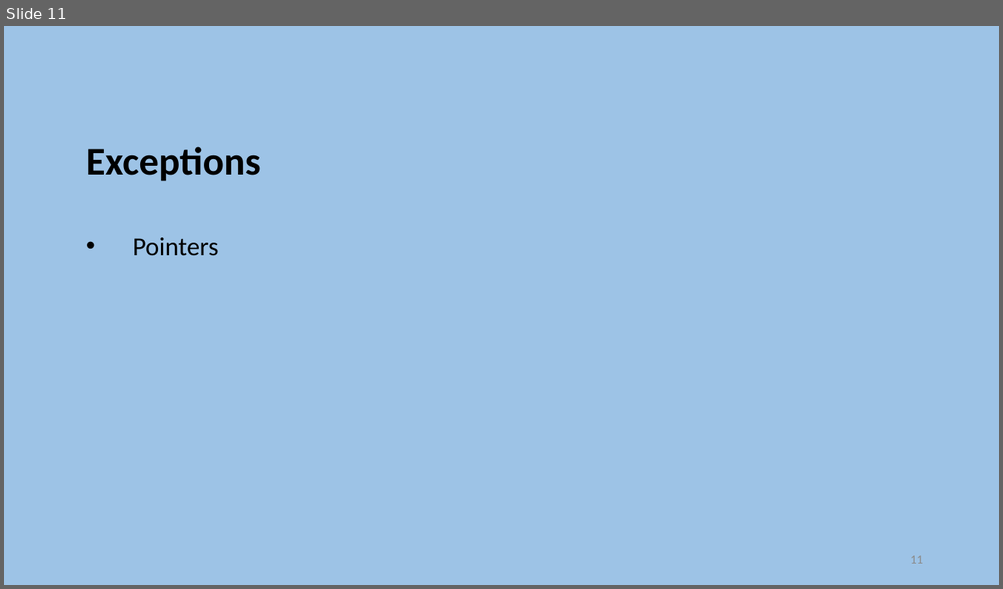
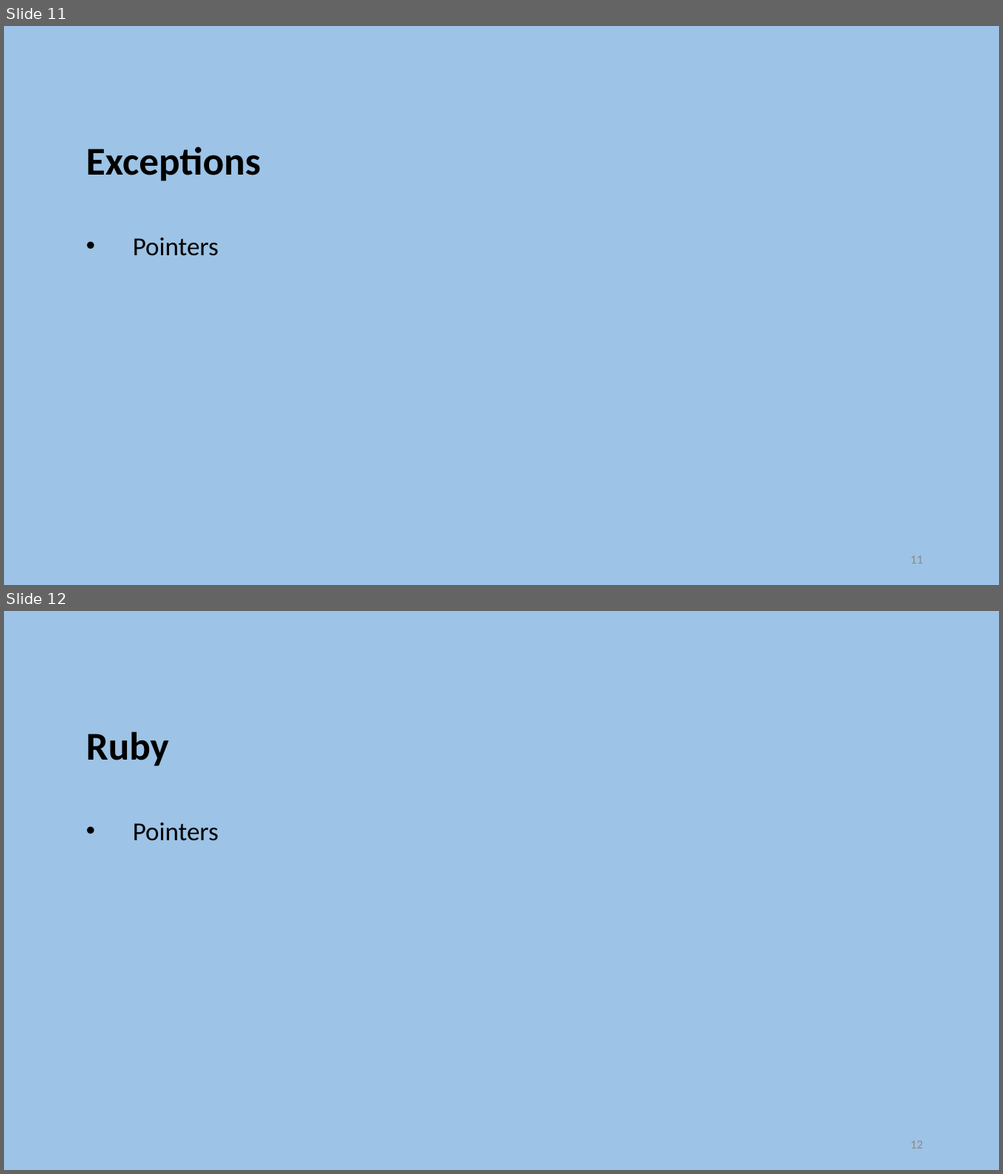
Before and after one commit to szetko/course-materials, a slide deck: Programming 4/Exam Preparation/Exam Preparation.pptx. Shown one above the other, each under a label of ours: slide 11 before the commit, slides 11 and 12 after it. The pictures are 1003x589 and 1003x1174 pixels, drawn with LibreOffice and Linux fonts; fonts in the diff are those of the drawing. Boxes give left, top, right and bottom in pixels: in the first picture for what was removed or moved away, otherwise in the second. Text is boxed around its words. In the diff, an @@ line names an element or a change of style, - is before the commit and + after.

```diff
--- a/Programming 4/Exam Preparation/Exam Preparation.pptx
+++ b/Programming 4/Exam Preparation/Exam Preparation.pptx
@@ slide 12 added at (4,611,999,1170), background #9DC3E6 @@
@@ text added at (86,732,219,841), 25 pt, text #000000 @@
+Ruby
+    • Pointers
@@ page number added at (910,1141,922,1149), 12 pt, text #8C8C8C @@
+12
```
Also in this commit, not shown: 1 other file.
